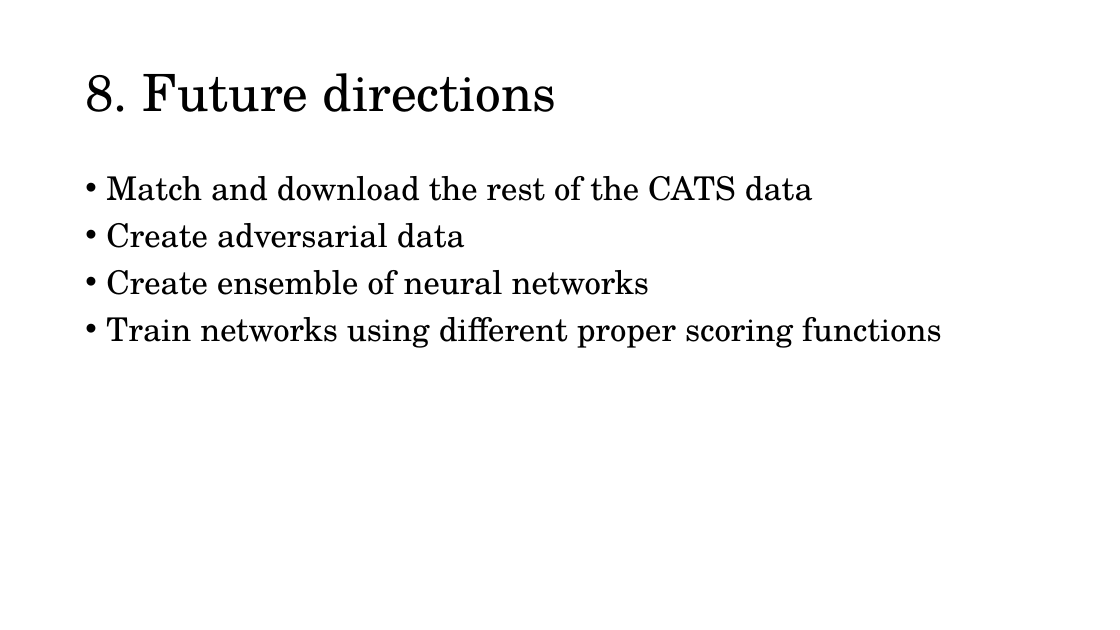
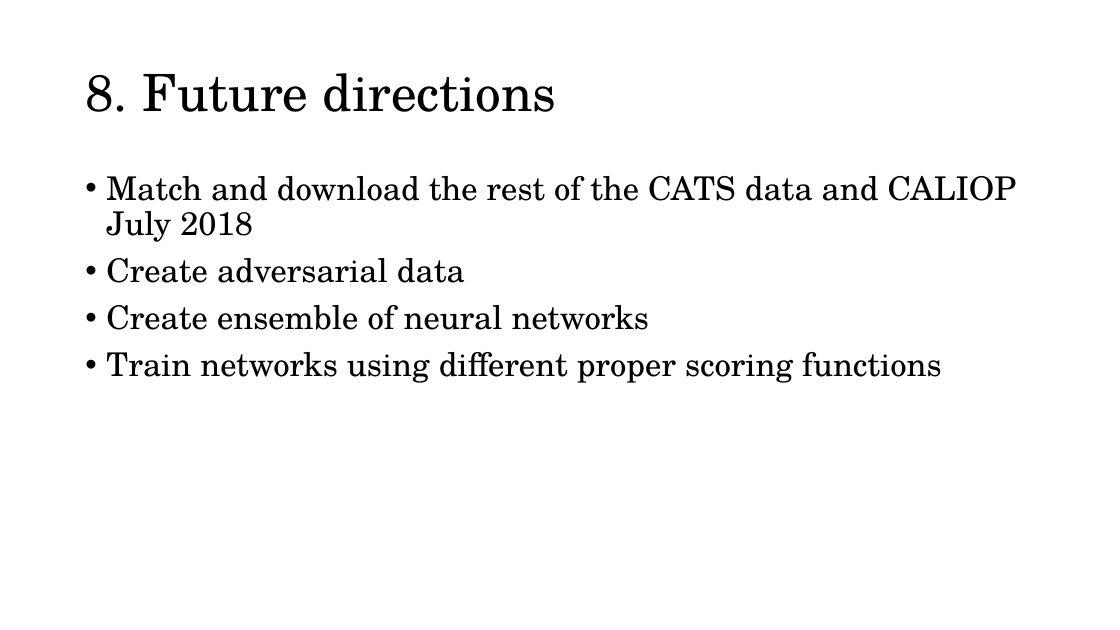
Before and after one commit to kenzaxtazi/cloud-id, a slide deck: slide 12 of Material_for_meeting_070119.pptx. Drawn at 1120x630 pixels with LibreOffice and Linux fonts; fonts in the diff are those of the drawing. Boxes give left, top, right and bottom in pixels: in the first picture for what was removed or moved away, otherwise in the second. Text is boxed around its words. In the diff, an @@ line names an element or a change of style, - is before the commit and + after.

```diff
--- a/Material_for_meeting_070119.pptx
+++ b/Material_for_meeting_070119.pptx
@@ text at <box>106,176,1017,242</box>: text changed @@
-• Match and download the rest of the CATS data
+• Match and download the rest of the CATS data and CALIOP July 2018
```
Also in this commit, not shown: 7 other slides changed, 1 slide added, 1 slide removed.
